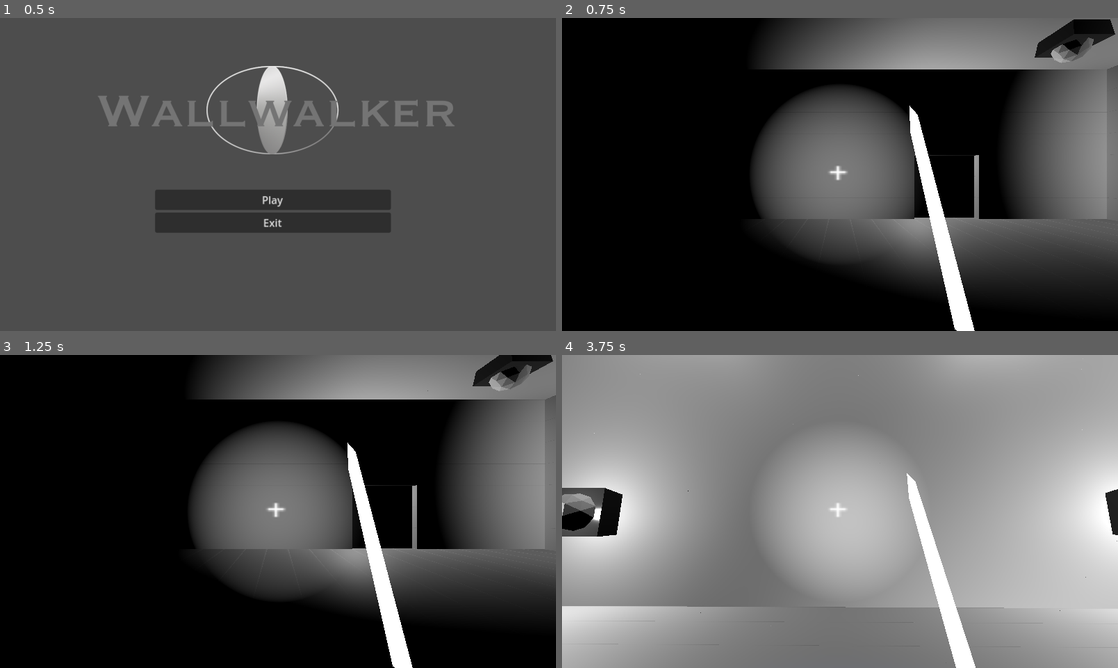
Above: before the commit, frames 1-4 (two rows, left to right).
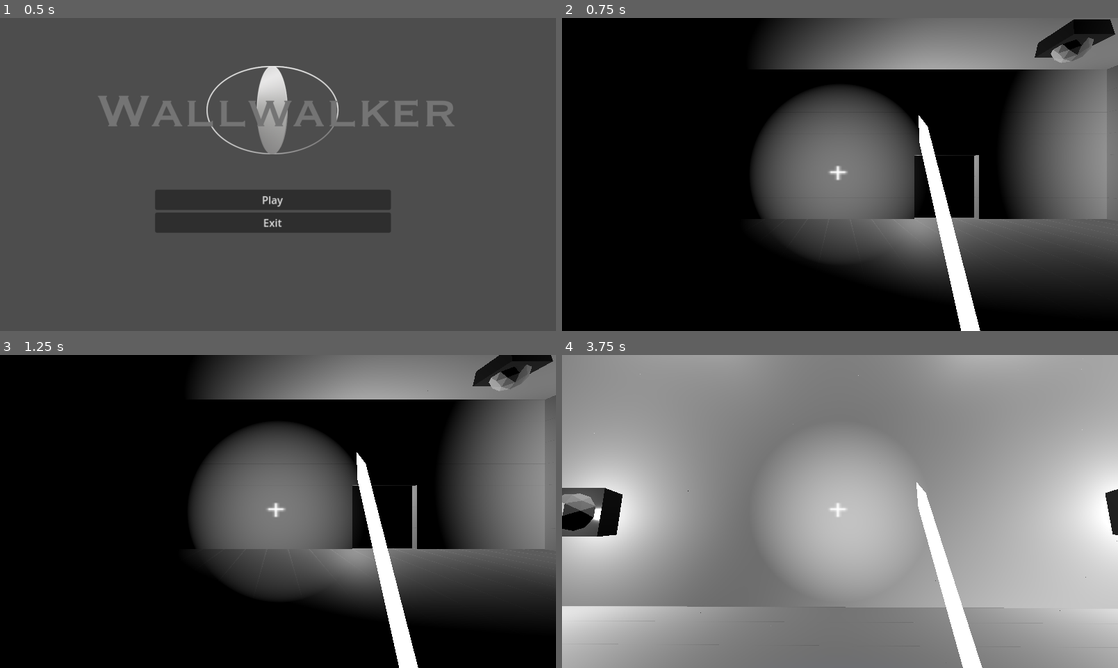
Above: after the commit, the same moments.

Repository: HanSolo626/Wallwalker
Game: Godot game, scene res://scenes/main_menu.tscn
Same seed, same stepped clock (60 frames per second), same inputs: the game is played once before the commit and once after it.
Inputs (mouse positions are in pixels of both pictures, inside the frame that each line leads up to):
- Up to frame 1 (0.5 s): no input
- Up to frame 2 (0.75 s): click "Play" at 0.5 s
- Up to frame 3 (1.25 s): no input
- Up to frame 4 (3.75 s): tap Enter (ui_accept) at 1.25 s; move the mouse to (867, 511) at 1.27 s; hold Up (ui_up) from 1.28 s (still down); tap L (flashlight) at 1.35, 3.6 s; tap Space (jump) at 1.52, 2.27 s; move the mouse to (812, 511) at 2.02 s; right-click (812, 511) at 2.1 s; move the mouse to (851, 505) at 2.77 s; hold Shift (shift_key) 2.78-3.53 s; move the mouse to (834, 517) at 3.52 s

Frame 1 is identical in both runs. In frame 2, 1.6% of the frame differs, in the area x 62-76%, y 28-100%; in frame 3, 1.6%; in frame 4, 1.5%.

Commit message:
added sword to player

Diff:
--- a/scenes/player.tscn
+++ b/scenes/player.tscn
@@ -47,5 +47,5 @@
 light_energy = 1.845
 omni_range = 7.614
 
-[node name="GlowSword" parent="." instance=ExtResource("2_lirne")]
-transform = Transform3D(0.64, 0, 0, 0, 0.554719, 0.319197, 0, -0.319197, 0.554719, 0.991629, 0, -1.3619)
+[node name="GlowSword" parent="." instance=ExtResource("2_02cdg")]
+transform = Transform3D(0.57, 0, 0, 0, 0.505039, 0.264264, 0, -0.264264, 0.505039, 1.00686, 0, -1.30605)
Not shown: 8 places in resources/MeshLibraries/sci_fi.tres that only renumber resources
Not shown: 1 places in scenes/glow_sword.tscn that only renumber resources
Not shown: 1 places in scenes/player.tscn that only renumber resources
